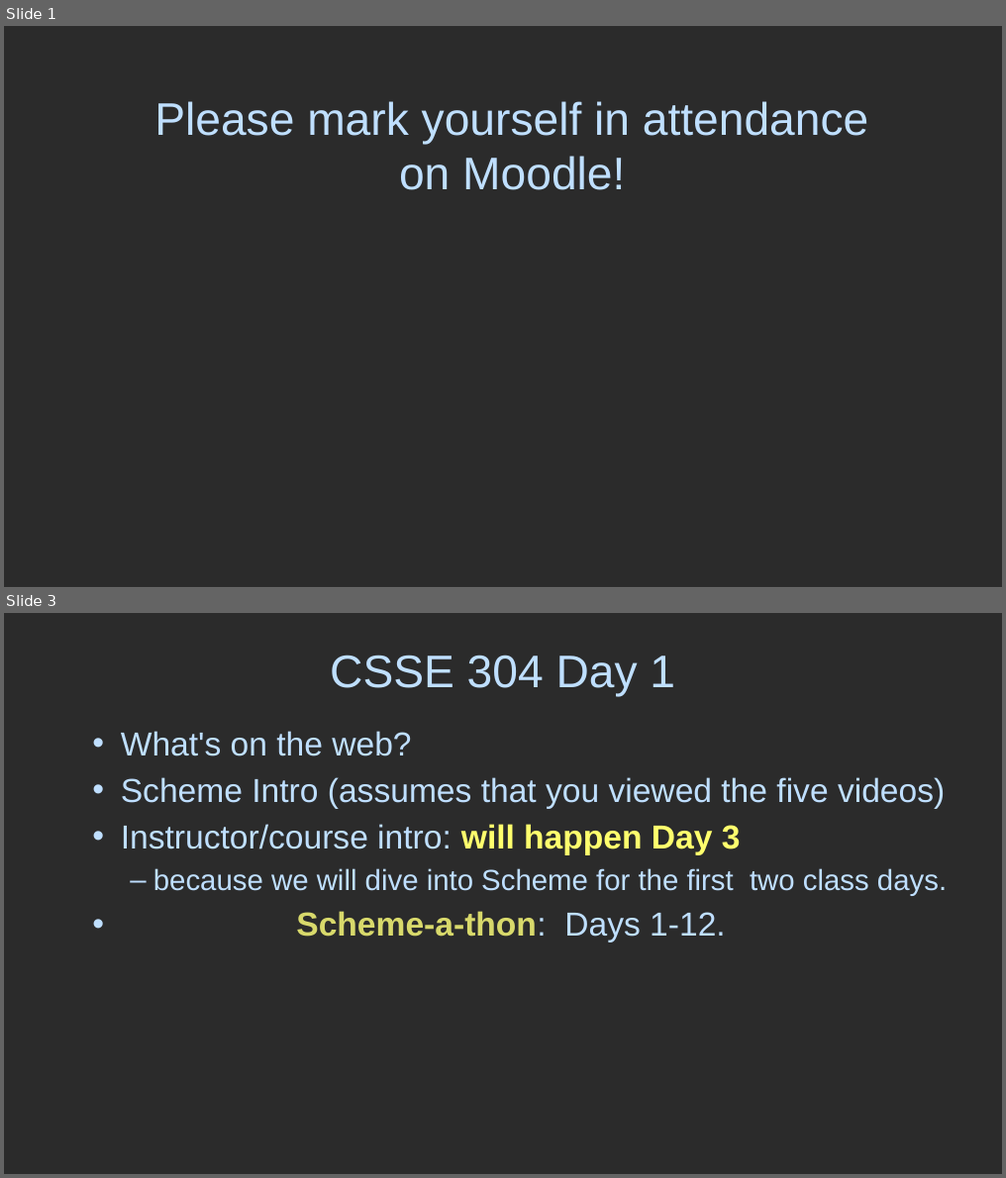
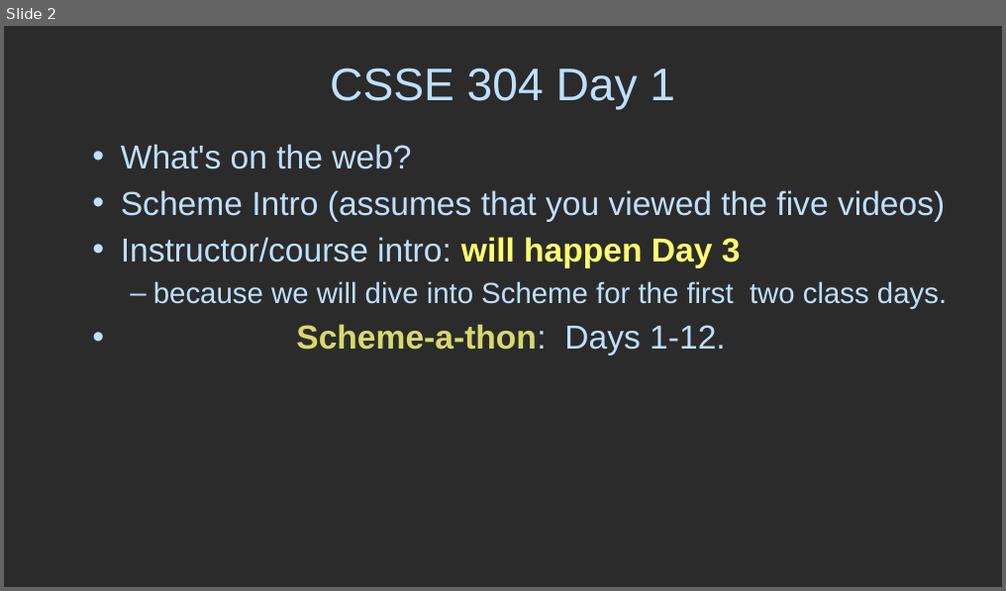
Before and after one commit to RHIT-CSSE/csse304, a slide deck: ClassMaterials/SchemeIntro/SchemeIntro.pptx. Shown one above the other, each under a label of ours: slides 1 and 3 before the commit, slide 2 after it; the slides between them are not shown. The pictures are 1006x1178 and 1006x591 pixels, drawn with LibreOffice and Linux fonts; fonts in the diff are those of the drawing; background and template pictures are left out; a plain dark background stands for a picture behind light text. Boxes give left, top, right and bottom in pixels: in the first picture for what was removed or moved away, otherwise in the second. Text is boxed around its words. In the diff, an @@ line names an element or a change of style, - is before the commit and + after.

```diff
--- a/ClassMaterials/SchemeIntro/SchemeIntro.pptx
+++ b/ClassMaterials/SchemeIntro/SchemeIntro.pptx
@@ slide 1 removed at bbox=[4, 26, 1002, 587], background picture (left out) @@
@@ title removed at bbox=[154, 101, 868, 190] @@
-Please mark yourself in attendance on Moodle!
@@ what was slide 3 is now slide 2 @@
```
Also in this commit, not shown: 2 slides changed, 2 slides added, 2 other slides removed, 2 other files.
